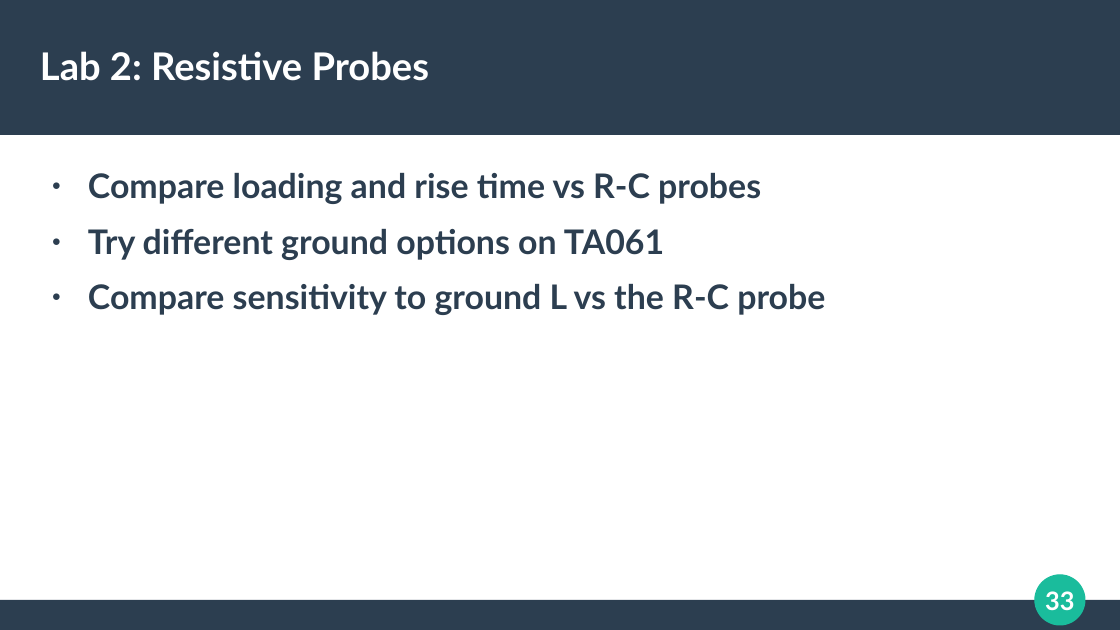
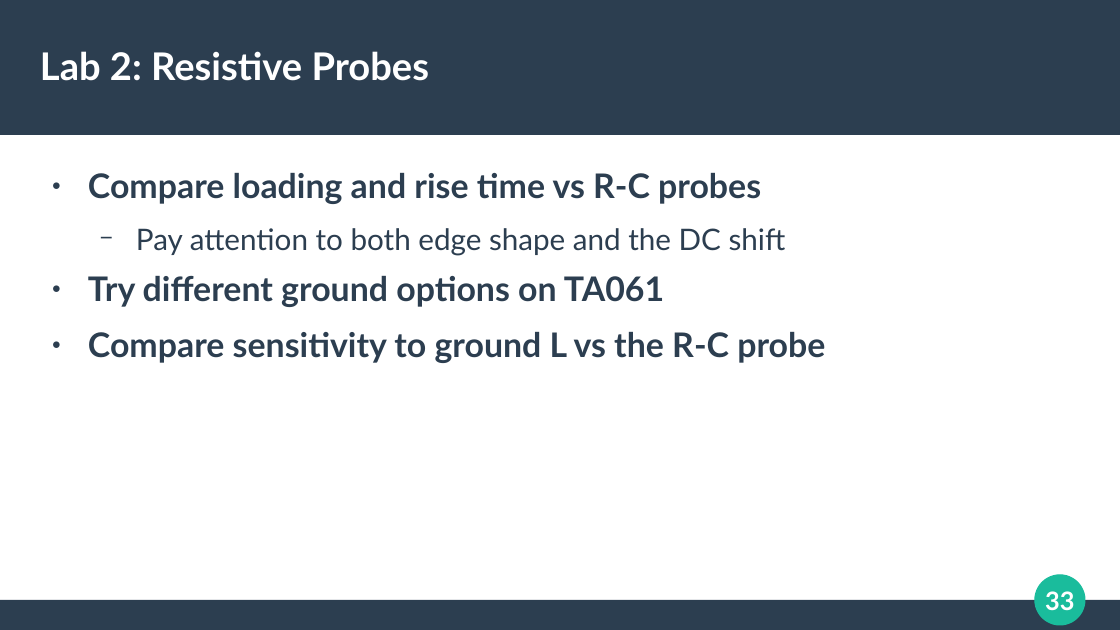
Before and after one commit to azonenberg/electronics-training, a slide deck: slide 33 of oscilloscope-probing/sec03-resistive.odp. Drawn at 1120x630 pixels with LibreOffice and Linux fonts; fonts in the diff are those of the drawing. Boxes give left, top, right and bottom in pixels: in the first picture for what was removed or moved away, otherwise in the second. Text is boxed around its words. In the diff, an @@ line names an element or a change of style, - is before the commit and + after.

```diff
--- a/oscilloscope-probing/sec03-resistive.odp
+++ b/oscilloscope-probing/sec03-resistive.odp
@@ text at (136, 228, 786, 256): paragraph added @@
+  − Pay attention to both edge shape and the DC shift
```
Also in this commit, not shown: 2 other files.
